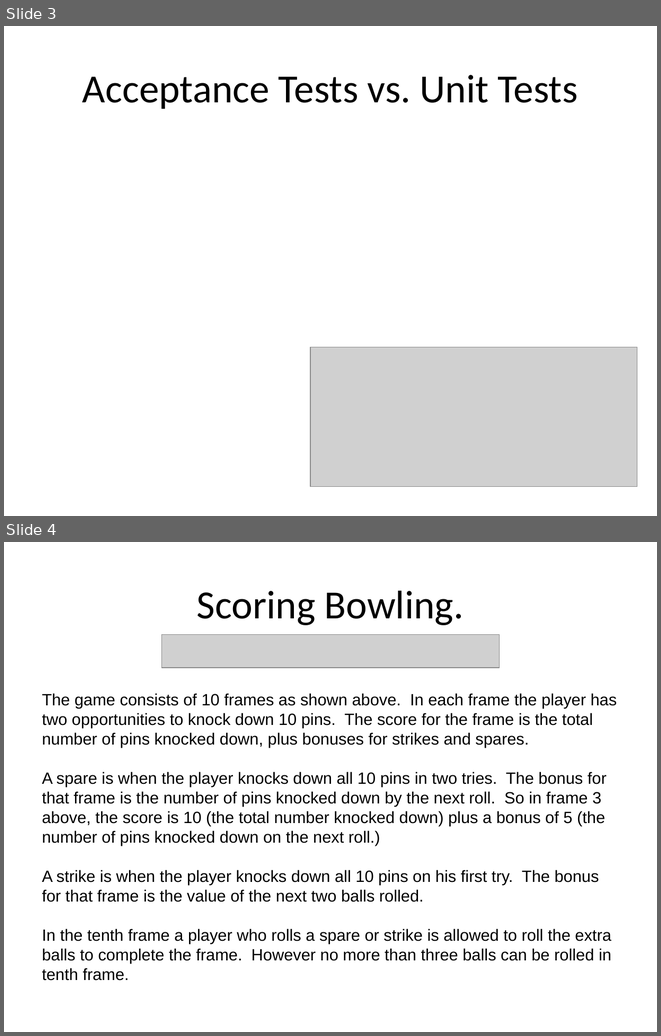
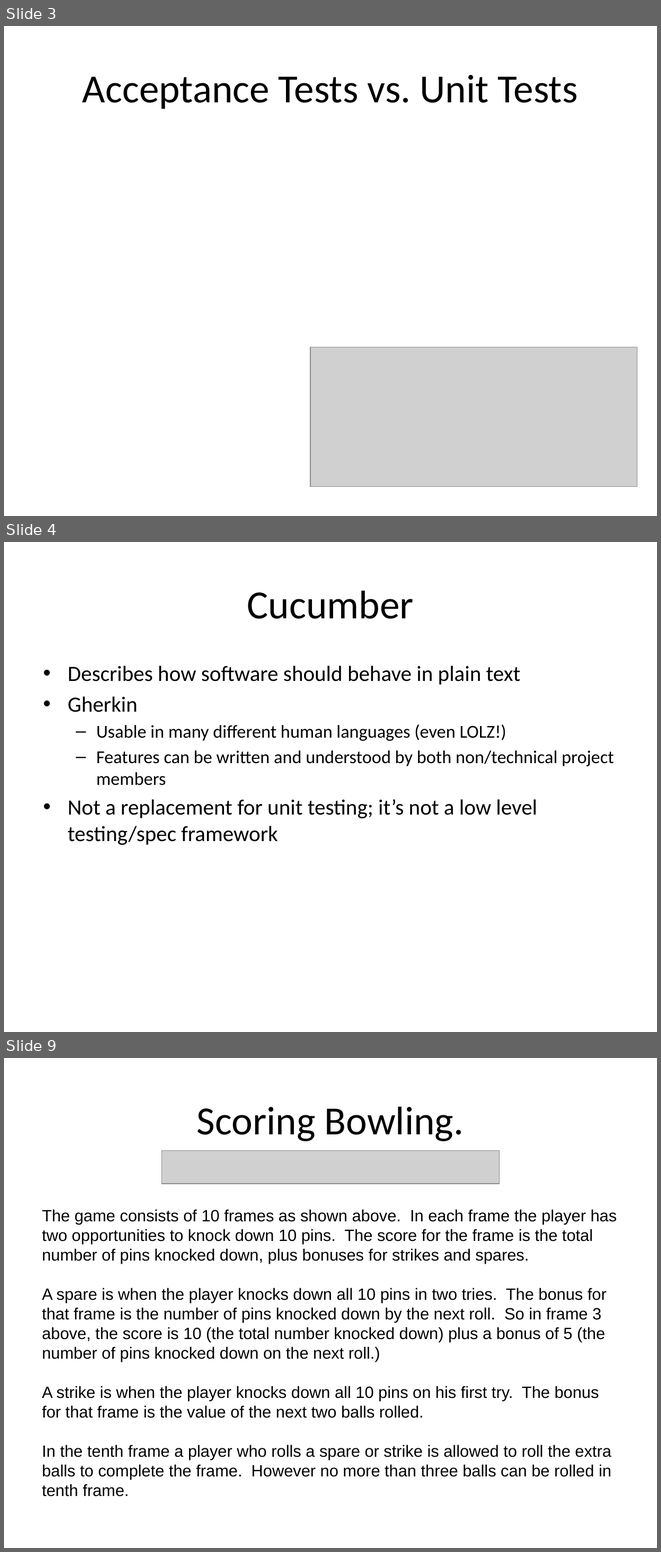
Before and after one commit to shawnewallace/Katas, a slide deck: Presentations/BDD Lunch & Learn.pptx. Shown one above the other, each under a label of ours: slides 3 and 4 before the commit, slides 3, 4 and 9 after it; the slides between them are not shown. The pictures are 661x1036 and 661x1552 pixels, drawn with LibreOffice and Linux fonts; fonts in the diff are those of the drawing; grey boxes stand for pictures. Boxes give left, top, right and bottom in pixels: in the first picture for what was removed or moved away, otherwise in the second. Text is boxed around its words. In the diff, an @@ line names an element or a change of style, - is before the commit and + after.

Commit message:
added some cucumber slides to the presentation

```diff
--- a/Presentations/BDD Lunch & Learn.pptx
+++ b/Presentations/BDD Lunch & Learn.pptx
@@ slide 4 added at (x1=4, y1=542, x2=657, y2=1032), background #FFFFFF @@
@@ title added at (x1=247, y1=590, x2=414, y2=619), 44 pt, text #000000 @@
+Cucumber
@@ text added at (x1=68, y1=665, x2=614, y2=845), 24 pt, text #000000 @@
+• Describes how software should behave in plain text
+• Gherkin
+  – Usable in many different human languages (even LOLZ!)
+  – Features can be written and understood by both non/technical project members
+• Not a replacement for unit testing; it’s not a low level testing/spec framework
@@ what was slide 4 is now slide 9 @@
```
Also in this commit, not shown: 1 slide changed, 4 other slides added.
